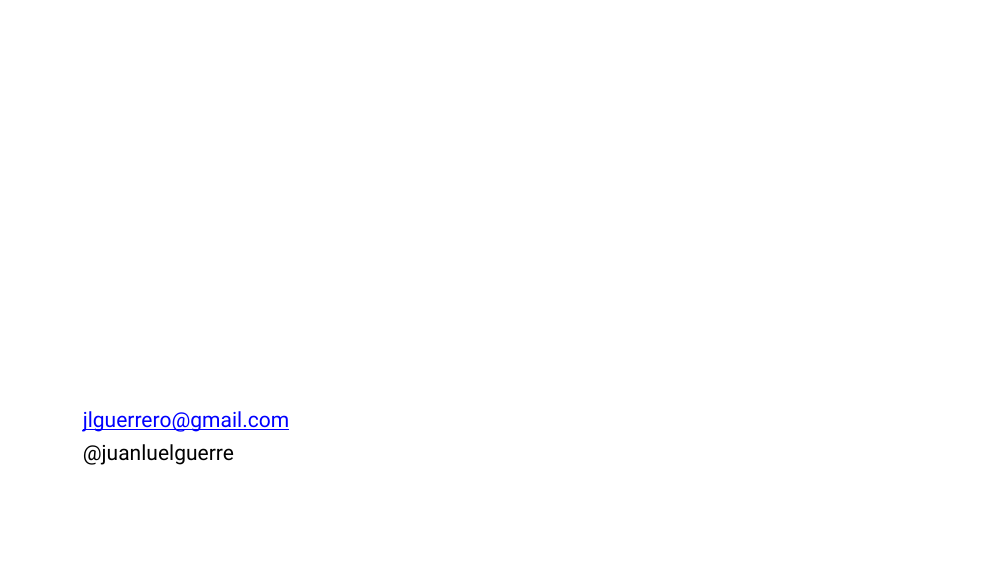
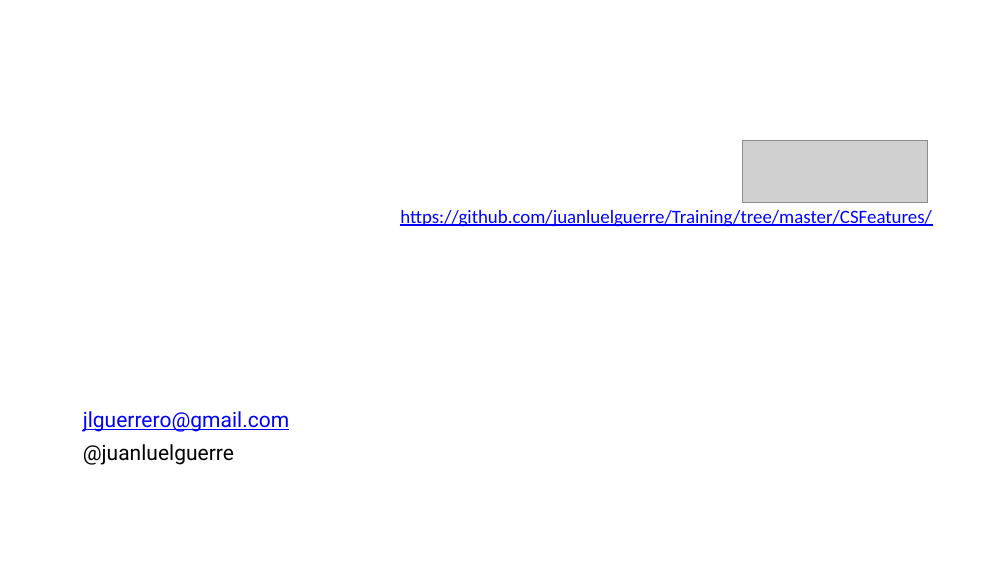
Before and after one commit to juanluelguerre/Training, a slide deck: slide 9 of CSFeatures/CS60.pptx. Drawn at 1008x567 pixels with LibreOffice and Linux fonts; fonts in the diff are those of the drawing; grey boxes stand for pictures. Boxes give left, top, right and bottom in pixels: in the first picture for what was removed or moved away, otherwise in the second. Text is boxed around its words. In the diff, an @@ line names an element or a change of style, - is before the commit and + after.

```diff
--- a/CSFeatures/CS60.pptx
+++ b/CSFeatures/CS60.pptx
@@ picture added at [743,141,928,203] @@
@@ text added at [400,210,932,227], 18 pt, text #0000FF, underline @@
+https://github.com/juanluelguerre/Training/tree/master/CSFeatures/
```
Also in this commit, not shown: 1 other slide changed, 12 other files.
